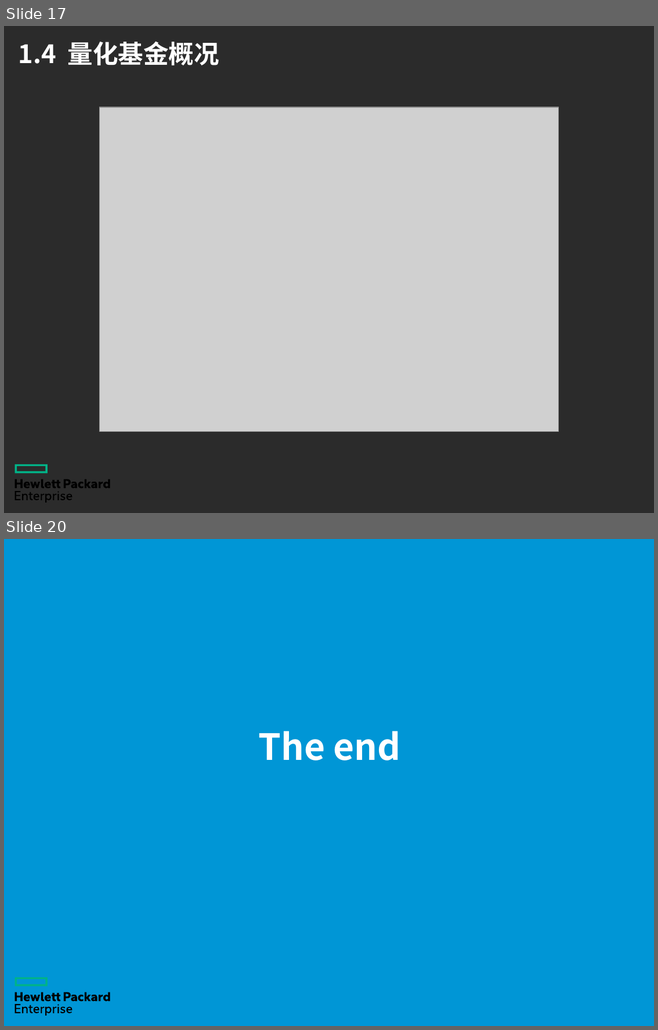
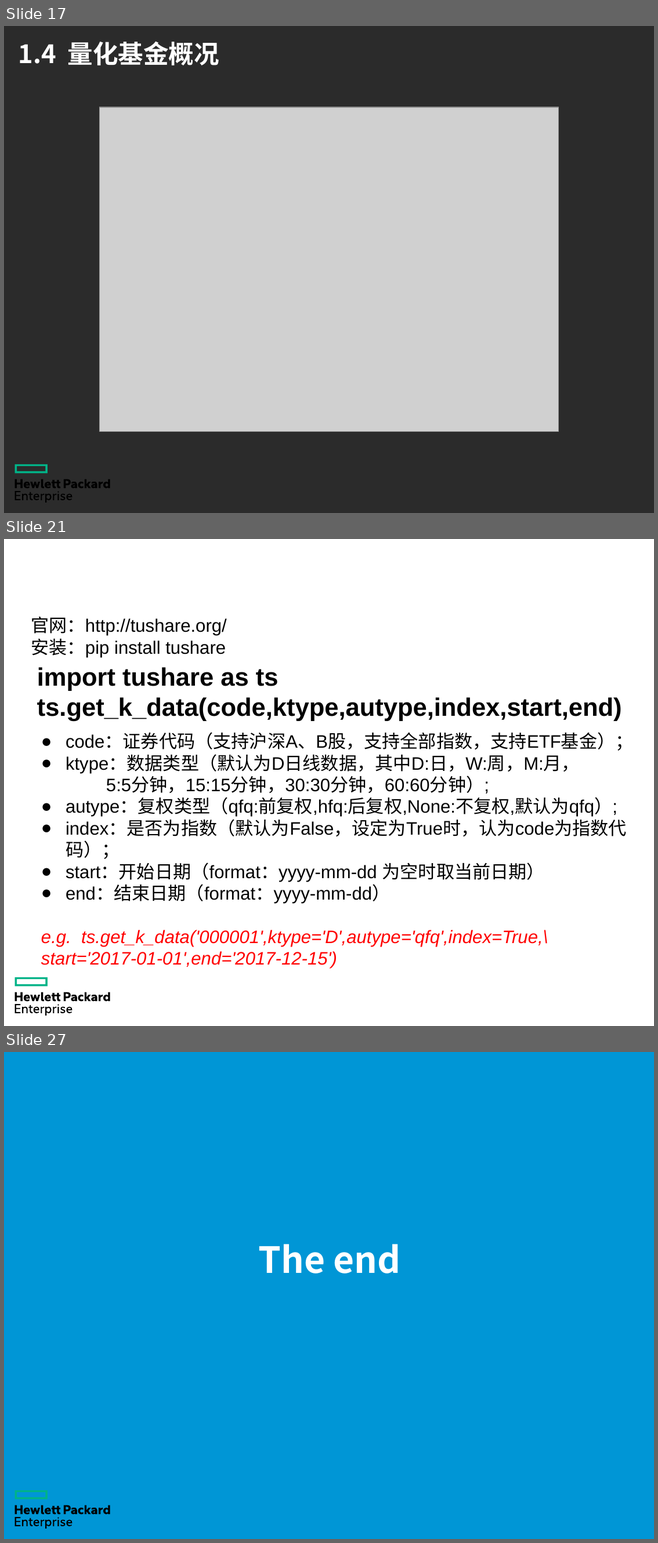
Before and after one commit to chrgu000/JuXin, a slide deck: Original/Files/慧与大数据/量化投资交易.pptx. Shown one above the other, each under a label of ours: slides 17 and 20 before the commit, slides 17, 21 and 27 after it; the slides between them are not shown. The pictures are 658x1030 and 658x1543 pixels, drawn with LibreOffice and Linux fonts; fonts in the diff are those of the drawing; grey boxes stand for pictures; background and template pictures are left out; a plain dark background stands for a picture behind light text. Boxes give left, top, right and bottom in pixels: in the first picture for what was removed or moved away, otherwise in the second. Text is boxed around its words. In the diff, an @@ line names an element or a change of style, - is before the commit and + after.

```diff
--- a/Original/Files/慧与大数据/量化投资交易.pptx
+++ b/Original/Files/慧与大数据/量化投资交易.pptx
@@ slide 21 added at [4,539,654,1026], background picture (left out); not listed: 2 template elements that a slide beside it also shows @@
@@ text added at [31,617,226,658], 20 pt, text #000000 @@
+官网：http://tushare.org/
+安装：pip install tushare
@@ text added at [37,667,622,721], 28 pt, text #000000, bold @@
+import tushare as ts
+ts.get_k_data(code,ktype,autype,index,start,end)
@@ text added at [41,734,633,968], 20 pt, text #000000 @@
+● code：证券代码（支持沪深A、B股，支持全部指数，支持ETF基金）；
+● ktype：数据类型（默认为D日线数据，其中D:日，W:周，M:月，
+    5:5分钟，15:15分钟，30:30分钟，60:60分钟）;
+● autype：复权类型（qfq:前复权,hfq:后复权,None:不复权,默认为qfq）;
+● index：是否为指数（默认为False，设定为True时，认为code为指数代码）；
+● start：开始日期（format：yyyy-mm-dd 为空时取当前日期）
+● end：结束日期（format：yyyy-mm-dd）
+e.g. ts.get_k_data('000001',ktype='D',autype='qfq',index=True,\
+start='2017-01-01',end='2017-12-15')
@@ title added at [65,755,579,880], 28 pt, text #FFFFFF, bold @@
+2.1 数据获取tushare
@@ what was slide 20 is now slide 27 @@
```
Also in this commit, not shown: 2 slides changed, 6 other slides added, 6 other files.
